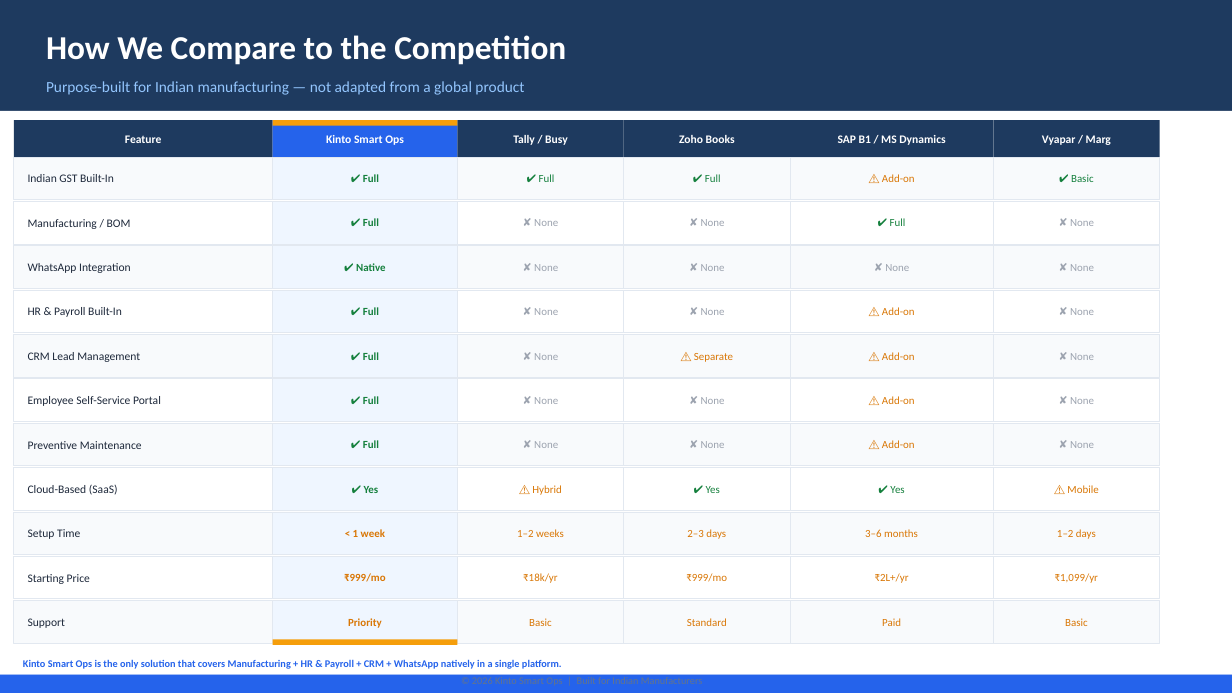
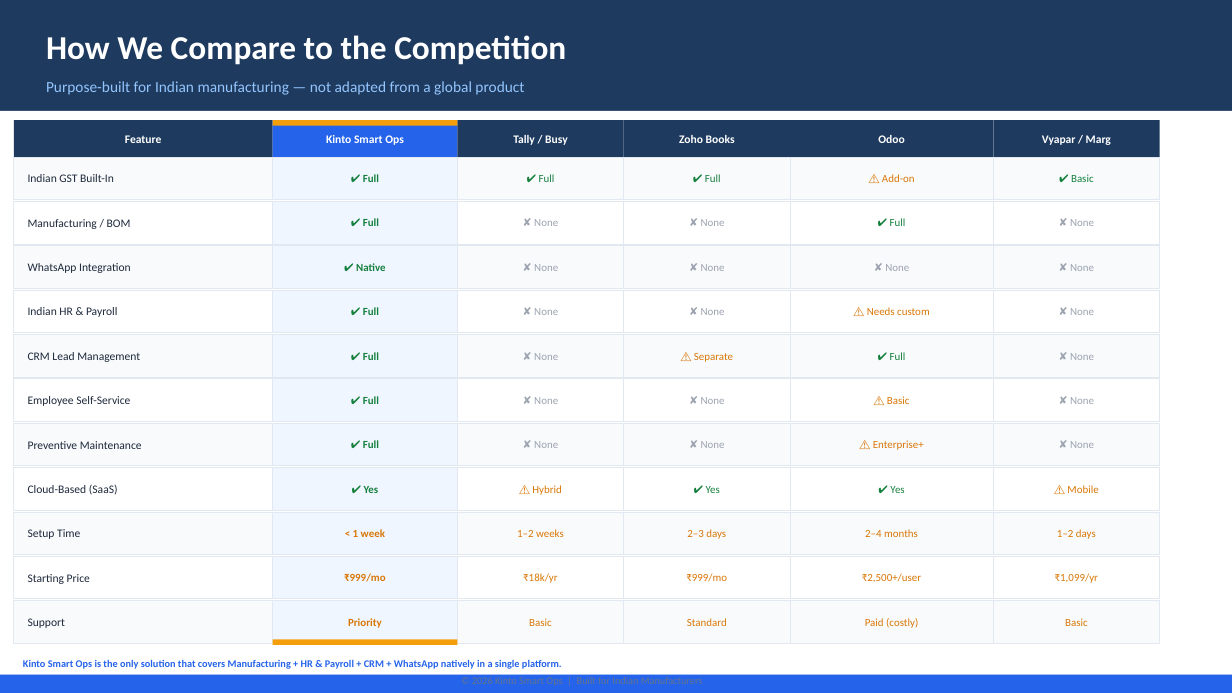
Before and after one commit to prasanth198307/kinto-qa-system, a slide deck: slide 15 of Kinto_Smart_Ops_Pitch_Deck_V5.pptx. Drawn at 1232x693 pixels with LibreOffice and Linux fonts; fonts in the diff are those of the drawing. Boxes give left, top, right and bottom in pixels: in the first picture for what was removed or moved away, otherwise in the second. Text is boxed around its words. In the diff, an @@ line names an element or a change of style, - is before the commit and + after.

```diff
--- a/Kinto_Smart_Ops_Pitch_Deck_V5.pptx
+++ b/Kinto_Smart_Ops_Pitch_Deck_V5.pptx
@@ text at (878,135,904,143): text changed @@
-SAP B1 / MS Dynamics
+Odoo
@@ text at (28,307,118,317): text changed @@
-HR & Payroll Built-In
+Indian HR & Payroll
@@ text at (867,307,930,315): text changed @@
-⚠ Add-on
+⚠ Needs custom
@@ text at (890,352,906,360): text changed; text colour #D97706 to #15803D @@
-⚠ Add-on
+✔ Full
@@ text at (28,396,130,406): text changed @@
-Employee Self-Service Portal
+Employee Self-Service
@@ text at (887,396,910,404): text changed @@
-⚠ Add-on
+⚠ Basic
@@ text at (873,440,924,450): text changed @@
-⚠ Add-on
+⚠ Enterprise+
@@ text at (865,529,918,537): text changed @@
-3–6 months
+2–4 months
@@ text at (862,573,921,582): text changed @@
-₹2L+/yr
+₹2,500+/user
@@ text at (865,618,918,628): text changed @@
-Paid
+Paid (costly)
```
Also in this commit, not shown: 2 other files.
